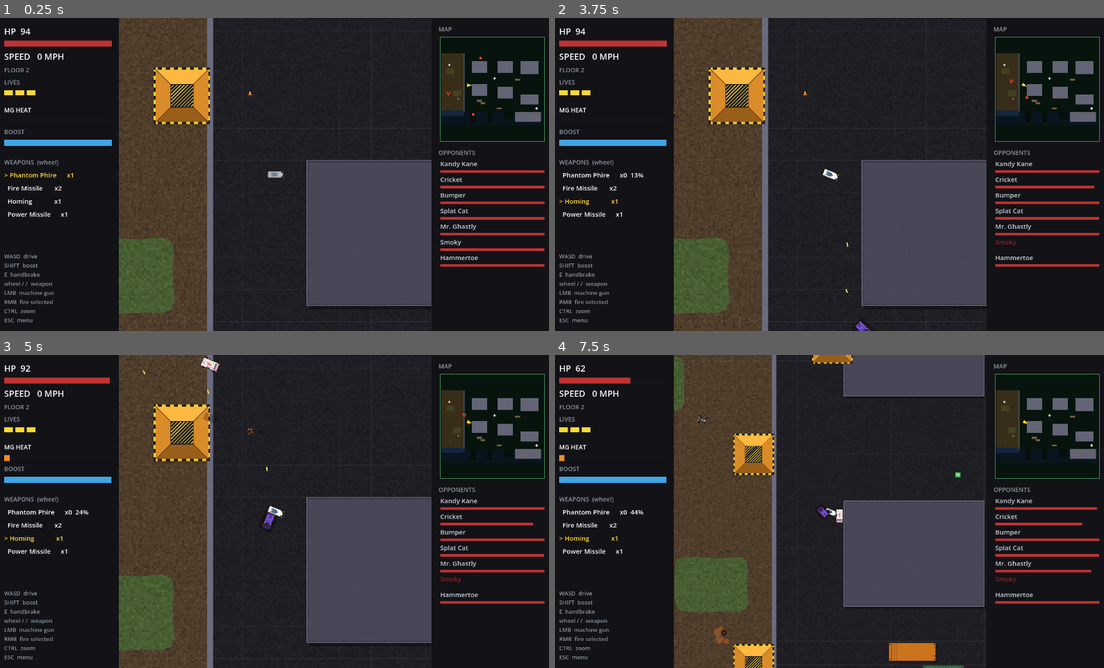
Above: before the commit, frames 1-4 (two rows, left to right).
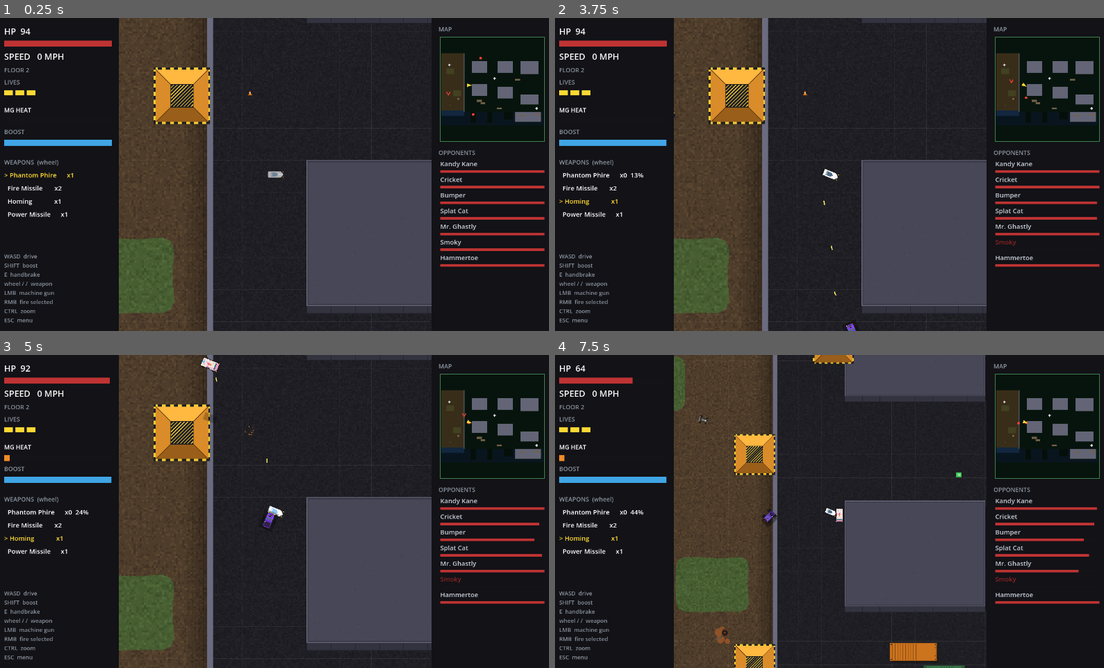
Above: after the commit, the same moments.

Repository: b3p3k0/bentchrome
Game: Godot game, scene res://levels/dock/dock.tscn
Same seed, same stepped clock (60 frames per second), same inputs: the game is played once before the commit and once after it. This scene is started directly instead of the project's main scene.
Inputs (mouse positions are in pixels of both pictures, inside the frame that each line leads up to):
- Up to frame 1 (0.25 s): no input
- Up to frame 2 (3.75 s): tap Enter (select_confirm) at 0.5 s; move the mouse to (950, 158) at 0.52 s; hold D (move_right) 0.53-1.25 s; tap Shift (boost) at 0.6 s; click (950, 158) at 0.67 s; tap Space at 0.77 s; drag from (719, 190) to (620, 130) at 1.27 s; move the mouse to (884, 105) at 2.02 s; hold D (move_right) 2.03-2.75 s; right-click (884, 105) at 2.1 s; drag from (802, 237) to (681, 274) at 2.77 s; move the mouse to (999, 221) at 3.52 s; hold A (move_left) from 3.53 s (still down); tap / (weapon_next) at 3.6 s
- Up to frame 3 (5 s): tap Space at 3.77 s; release A (move_left) at 4.25 s; drag from (109, 464) to (406, 570) at 4.27 s
- Up to frame 4 (7.5 s): move the mouse to (856, 511) at 5.02 s; hold E (handbrake) 5.03-5.75 s; tap Ctrl (zoom_toggle) at 5.1 s; click (856, 511) at 5.17 s; drag from (747, 433) to (675, 552) at 5.77 s; move the mouse to (950, 495) at 6.52 s; hold W (move_up) 6.53-7.25 s; tap Backspace at 6.6 s; tap Space at 6.77 s; drag from (719, 527) to (1049, 448) at 7.27 s

The runs differ from the first frame. In frame 1, 0.9% of the frame differs, in the area x 36-79%, y 0-100%; in frame 2, 1.0%; in frame 3, 1.0%; in frame 4, 3.0%, in the area x 4-100%, y 0-100%.

Commit message:
Card 2: the storeys learn to loom — depth you can read at speed
Height readability pass. Draw order now carries the stack: roof-terrace and
airborne cars ride at z 2, above the overhead layer (z 1) where crane booms
and bridges will live; everyone else stays at the classic z 0. Warehouses
gain a paneled south wall face painted down onto the lane (the top-down
"this thing has storeys" cheat) and cast longer shadows via the new exports;
dock_deco learns ledge_shadow — a soft falloff band authored along the
retaining wall (the lowland reads sunken) and the quay edge (the water reads
below); the ship grows a below-deck south face and a water shadow. Legacy
levels are untouched: defaults match the old constants and z never leaves 0.

Co-Authored-By: Claude Fable 5 <noreply@anthropic.com>

Diff:
--- a/levels/building_deco.gd
+++ b/levels/building_deco.gd
@@ -7,7 +7,8 @@
 ## No collision or gameplay here — pure paint.
 
 const SHADOW := Color(0.0, 0.0, 0.0, 0.32)
-const SHADOW_OFFSET := Vector2(10, 14)
+const FACE := Color(0.2, 0.2, 0.25)        # south wall face (fake height)
+const FACE_SEAM := Color(0.13, 0.13, 0.17)
 const ROOF := Color(0.28, 0.28, 0.34)
 const GRAVEL_DARK := Color(0.24, 0.24, 0.29)
 const GRAVEL_LIGHT := Color(0.33, 0.33, 0.39)
@@ -22,6 +23,9 @@
 const MIN_FURNITURE_DIM := 192.0  # smaller slabs (statue, court walls) stay bare
 
 @export var furniture := true  # false = bare gravel + parapet (driveable roofs)
+@export var wall_face := 0.0   # px of south facade painted below the footprint
+							   # (fake storeys — tall buildings loom over the lane)
+@export var shadow_offset := Vector2(10, 14)  # taller buildings cast longer
 
 var _size := Vector2.ZERO
 var _rng_seed := 0
@@ -41,7 +45,7 @@
 	if _size == Vector2.ZERO:
 		return
 	var half := _size * 0.5
-	draw_rect(Rect2(-half + SHADOW_OFFSET, _size), SHADOW)
+	draw_rect(Rect2(-half + shadow_offset, _size), SHADOW)
 	draw_rect(Rect2(-half, _size), ROOF)
 
 	var rng := RandomNumberGenerator.new()
@@ -79,3 +83,16 @@
 	# Parapet: bright outer edge + dark inner lip = raised roof rim.
 	draw_rect(Rect2(-half, _size), PARAPET, false, 3.0)
 	draw_rect(Rect2(-half + Vector2(6, 6), _size - Vector2(12, 12)), PARAPET_LIP, false, 2.0)
+
+	# South wall face: paneled facade painted past the footprint onto the lane
+	# below — the classic top-down "this thing has storeys" cheat. Cars draw
+	# over it, so they read as driving up to the wall's base.
+	if wall_face > 0.0:
+		var face_rect := Rect2(Vector2(-half.x, half.y), Vector2(_size.x, wall_face))
+		draw_rect(face_rect, FACE)
+		var panels := maxi(int(_size.x / 96.0), 2)
+		for i in range(1, panels):
+			var x := -half.x + _size.x * i / panels
+			draw_line(Vector2(x, half.y + 2.0), Vector2(x, half.y + wall_face - 2.0), FACE_SEAM, 1.5)
+		draw_line(Vector2(-half.x, half.y + wall_face), Vector2(half.x, half.y + wall_face),
+			FACE_SEAM, 2.5)
--- a/levels/dock/dock.tscn
+++ b/levels/dock/dock.tscn
@@ -286,6 +286,19 @@
 position = Vector2(2496, 1456)
 size = Vector2(128, 672)
 
+[node name="RetainingShadow" type="Node2D" parent="."]
+position = Vector2(-1420, -336)
+rotation = 1.5708
+script = ExtResource("28_ddeco")
+kind = &"ledge_shadow"
+size = Vector2(2912, 90)
+
+[node name="QuayShadow" type="Node2D" parent="."]
+position = Vector2(-144, 1120)
+script = ExtResource("28_ddeco")
+kind = &"ledge_shadow"
+size = Vector2(2528, 70)
+
 [node name="PierDecoA" type="Node2D" parent="."]
 position = Vector2(-960, 1392)
 script = ExtResource("28_ddeco")
@@ -330,6 +343,8 @@
 collision_mask = 0
 script = ExtResource("12_deco")
 furniture = false
+wall_face = 32.0
+shadow_offset = Vector2(18, 26)
 
 [node name="Vis" type="Polygon2D" parent="Warehouse1"]
 color = Color(0.3, 0.3, 0.36, 1)
@@ -344,6 +359,8 @@
 collision_mask = 0
 script = ExtResource("12_deco")
 furniture = false
+wall_face = 32.0
+shadow_offset = Vector2(18, 26)
 
 [node name="Vis" type="Polygon2D" parent="Warehouse2"]
 color = Color(0.3, 0.3, 0.36, 1)
@@ -358,6 +375,8 @@
 collision_mask = 0
 script = ExtResource("12_deco")
 furniture = false
+wall_face = 32.0
+shadow_offset = Vector2(18, 26)
 
 [node name="Vis" type="Polygon2D" parent="Warehouse3"]
 color = Color(0.3, 0.3, 0.36, 1)
@@ -372,6 +391,8 @@
 collision_mask = 0
 script = ExtResource("12_deco")
 furniture = false
+wall_face = 32.0
+shadow_offset = Vector2(18, 26)
 
 [node name="Vis" type="Polygon2D" parent="Warehouse4"]
 color = Color(0.3, 0.3, 0.36, 1)
@@ -386,6 +407,8 @@
 collision_mask = 0
 script = ExtResource("12_deco")
 furniture = false
+wall_face = 32.0
+shadow_offset = Vector2(18, 26)
 
 [node name="Vis" type="Polygon2D" parent="Warehouse5"]
 color = Color(0.3, 0.3, 0.36, 1)
@@ -400,6 +423,8 @@
 collision_mask = 0
 script = ExtResource("12_deco")
 furniture = false
+wall_face = 32.0
+shadow_offset = Vector2(18, 26)
 
 [node name="Vis" type="Polygon2D" parent="Warehouse6"]
 color = Color(0.3, 0.3, 0.36, 1)
--- a/levels/dock_deco.gd
+++ b/levels/dock_deco.gd
@@ -10,6 +10,10 @@
 ##   pier_surface: a concrete pier finger — expansion seams, edge fenders,
 ##                 tie cleats. Attach the -y end to the quay: foam is drawn
 ##                 on the other three edges only.
+##   ledge_shadow: a soft dark falloff band marking an upper->lower boundary
+##                 (quay over water, retaining wall over the lowland). Local
+##                 +y is the LOW side — rotate the node to face any drop.
+##                 size.x = run length, size.y = falloff reach.
 
 const HULL := Color(0.34, 0.21, 0.18)       # rusted plating
 const HULL_DARK := Color(0.22, 0.13, 0.11)
@@ -38,8 +42,18 @@
 			_draw_ship()
 		&"crane":
 			_draw_crane()
+		&"ledge_shadow":
+			_draw_ledge_shadow()
 		_:
 			_draw_pier()
+
+func _draw_ledge_shadow() -> void:
+	var steps := 6
+	var step_h := size.y / steps
+	for i in steps:
+		var a := 0.26 * (1.0 - float(i) / float(steps))
+		draw_rect(Rect2(Vector2(-size.x * 0.5, i * step_h),
+			Vector2(size.x, step_h + 1.0)), Color(0.0, 0.0, 0.0, a))
 
 func _draw_ship() -> void:
 	var half := size * 0.5
@@ -75,6 +89,9 @@
 	# Stern superstructure block: the bridge lives at -x.
 	draw_rect(Rect2(-half.x + inset + 4, -half.y * 0.55, 52, size.y * 0.55), HULL_DARK)
 	draw_rect(Rect2(-half.x + inset + 10, -half.y * 0.38, 40, size.y * 0.28), DECK_LINE)
+	# Below-deck south face + water shadow: the hull side has height.
+	draw_rect(Rect2(-half.x + 4, half.y - 24, (body_r + half.x) - 8, 20), HULL_DARK)
+	draw_rect(Rect2(-half.x + 8, half.y, size.x * 0.86, 26), Color(0.0, 0.0, 0.0, 0.24))
 
 func _draw_crane() -> void:
 	var half := size * 0.5
--- a/tests/test_floors.gd
+++ b/tests/test_floors.gd
@@ -106,6 +106,22 @@
 	t.check(is_equal_approx(radius_before, radius_after), "floors: collision radius untouched by the cue")
 	_done(f)
 
+func test_draw_order_tracks_floor_and_air() -> void:
+	var f := _fixture([
+		{"floor": 3, "pos": Vector2.ZERO, "size": Vector2(600, 600)},
+		{"floor": 1, "pos": Vector2(900, 0), "size": Vector2(600, 600)},
+	])
+	await _settle(3)
+	t.check(f.car.z_index == 2, "floors: roof car draws above overhead paint (z 2)")
+	f.car.global_position = Vector2(900, 0)
+	await _settle(3)
+	t.check(f.car.z_index == 2, "floors: mid-drop stays above (airborne z 2)")
+	await _settle(90)
+	t.check(f.car.z_index == 0, "floors: landed low car returns to z 0")
+	f.car.respawn(Vector2(900, 0), 0.0, 0.0)
+	t.check(f.car.z_index == 0, "floors: respawn resets draw order")
+	_done(f)
+
 func test_respawn_resets_to_legacy_then_readopts() -> void:
 	var f := _fixture([{"floor": 3, "pos": Vector2.ZERO, "size": Vector2(600, 600)}])
 	await _settle(30)
--- a/vehicles/vehicle.gd
+++ b/vehicles/vehicle.gd
@@ -331,11 +331,18 @@
 func _adopt_floor(f: int) -> void:
 	floor_index = f
 	_apply_ground_collision()
+	_update_draw_order(height > 0.0)
 	var target: float = float(Floors.VISUAL_SCALE.get(f, 1.0))
 	if _floor_tween:
 		_floor_tween.kill()
 	_floor_tween = create_tween()
 	_floor_tween.tween_property(self, "_floor_vis", target, FLOOR_SCALE_TWEEN)
+
+## Draw order carries the depth read: airborne cars and top-terrace cars draw
+## ABOVE overhead paint (bridges and crane booms live at z 1); everyone else
+## stays at the classic z 0 under it. Legacy levels never leave 0.
+func _update_draw_order(airborne: bool) -> void:
+	z_index = 2 if (airborne or floor_index >= 3) else 0
 
 ## The single authority for grounded collision values (legacy -1 = the classic
 ## 1 / ground|wall|obstacle). SpecialController's dash-end restore duck-types
@@ -356,6 +363,7 @@
 		set_deferred("collision_mask", LAYER_WALL)
 	else:
 		_apply_ground_collision()
+	_update_draw_order(on)
 
 ## Smaller pop than a ramp (jump mines) — airborne physics from any height kick.
 func pop_airborne(vz_speed: float) -> void:
@@ -505,6 +513,7 @@
 		_floor_tween.kill()
 	_floor_vis = 1.0
 	_apply_ground_collision()
+	_update_draw_order(false)
 	if _health:
 		_health.hp = _health.max_hp
 	if _status:
